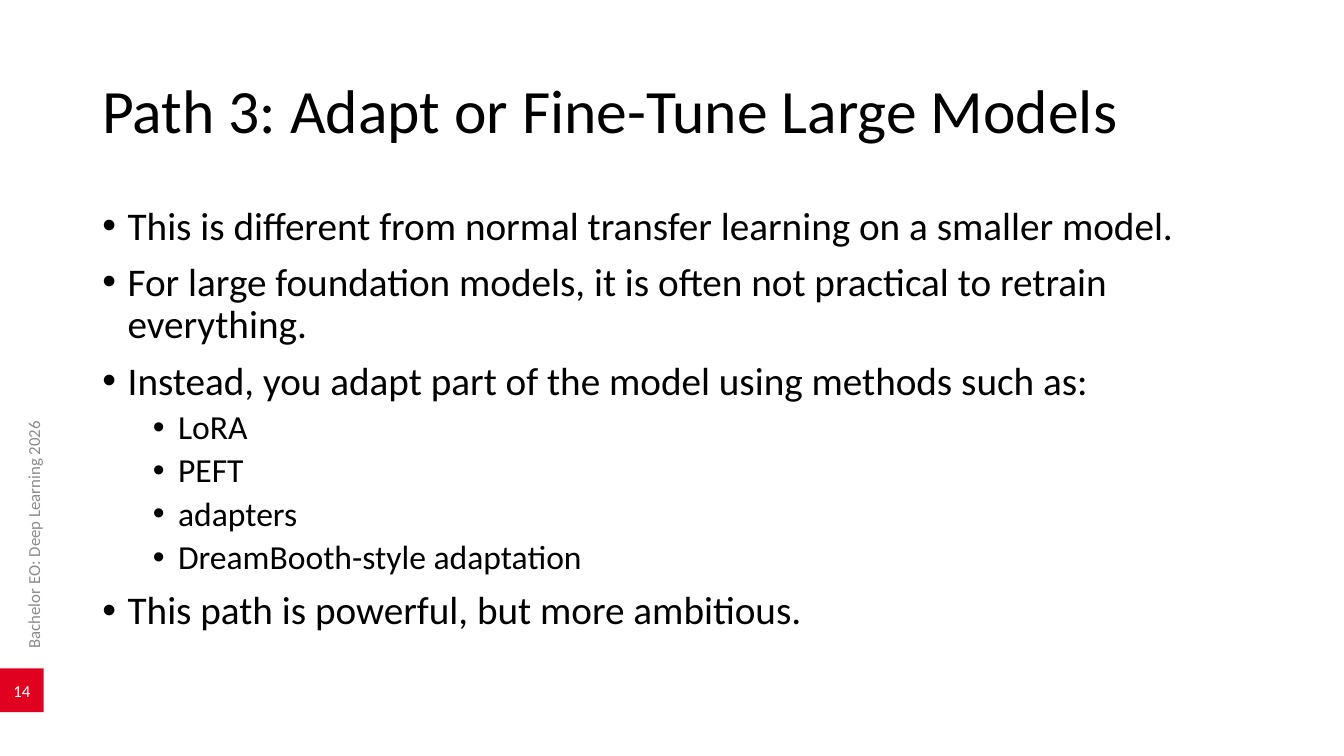
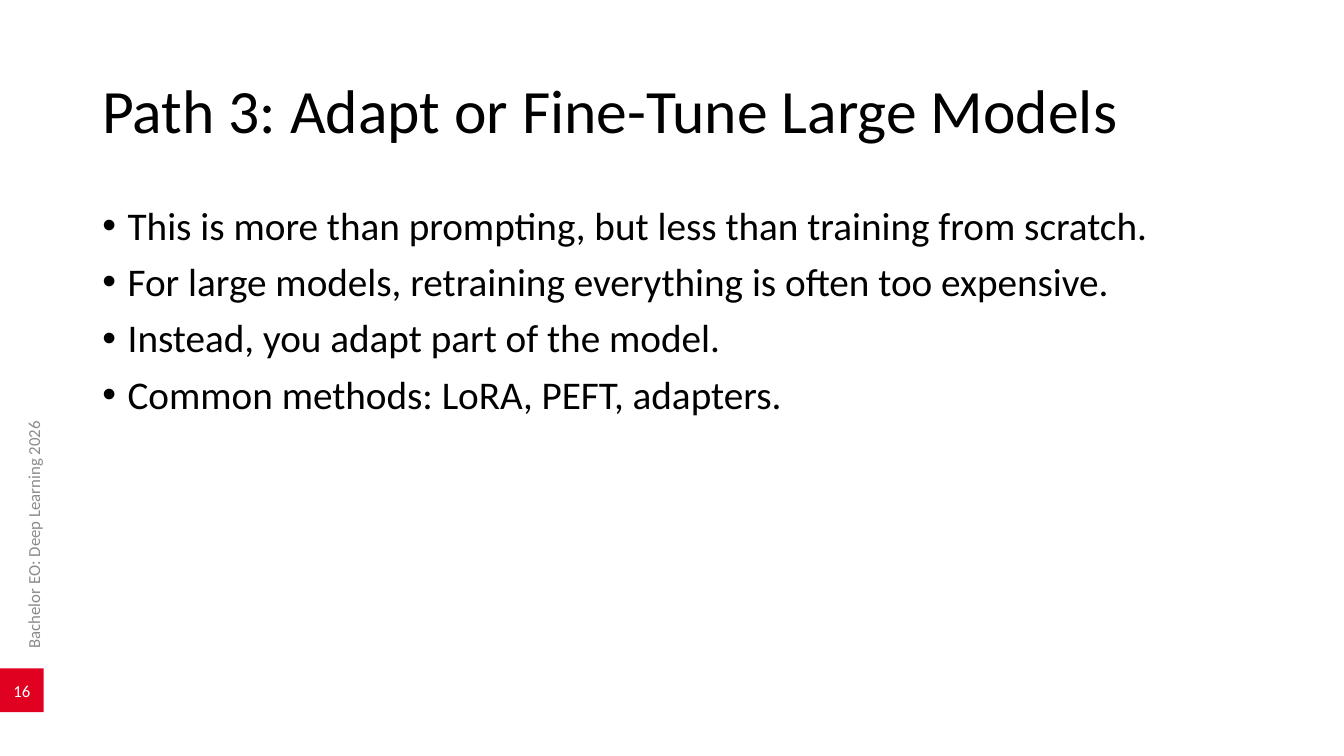
Before and after one commit to AlexanderDhoore/deep-learning-2026, a slide deck: slide 16 of slides/deep-learning-project-directions.pptx (slide 14 before the commit). Drawn at 1344x756 pixels with LibreOffice and Linux fonts; fonts in the diff are those of the drawing; background and template pictures are left out. Boxes give left, top, right and bottom in pixels: in the first picture for what was removed or moved away, otherwise in the second. Text is boxed around its words. In the diff, an @@ line names an element or a change of style, - is before the commit and + after.

Commit message:
Expand technical path explanations

```diff
--- a/slides/deep-learning-project-directions.pptx
+++ b/slides/deep-learning-project-directions.pptx
@@ text at (128,212,1147,416): text changed @@
-• This is different from normal transfer learning on a smaller model.
-• For large foundation models, it is often not practical to retrain everything.
-• Instead, you adapt part of the model using methods such as:
-  • LoRA
-  • PEFT
-  • adapters
-  • DreamBooth-style adaptation
-• This path is powerful, but more ambitious.
+• This is more than prompting, but less than training from scratch.
+• For large models, retraining everything is often too expensive.
+• Instead, you adapt part of the model.
+• Common methods: LoRA, PEFT, adapters.
@@ page number at (13,685,30,697): text changed @@
-14
+16
```
Also in this commit, not shown: 3 other slides changed, 6 slides added, 1 slide removed, 4 other files.
